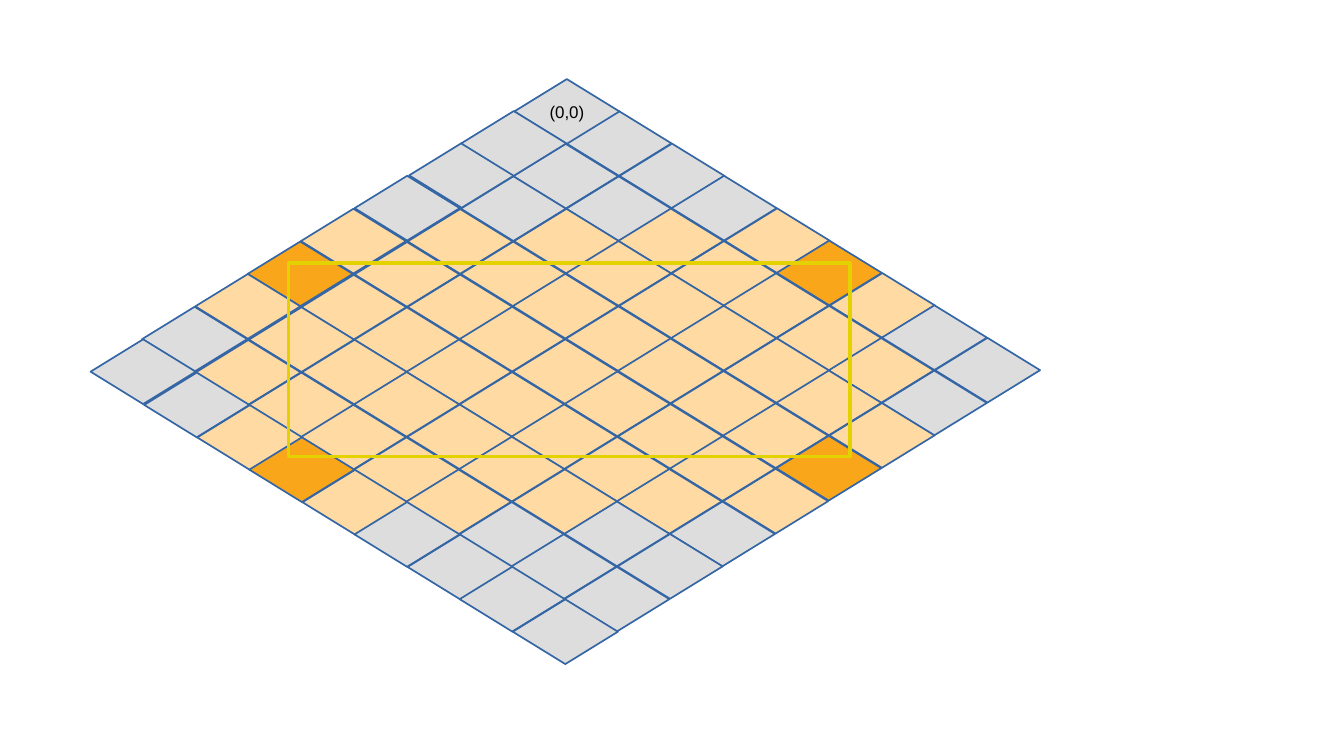
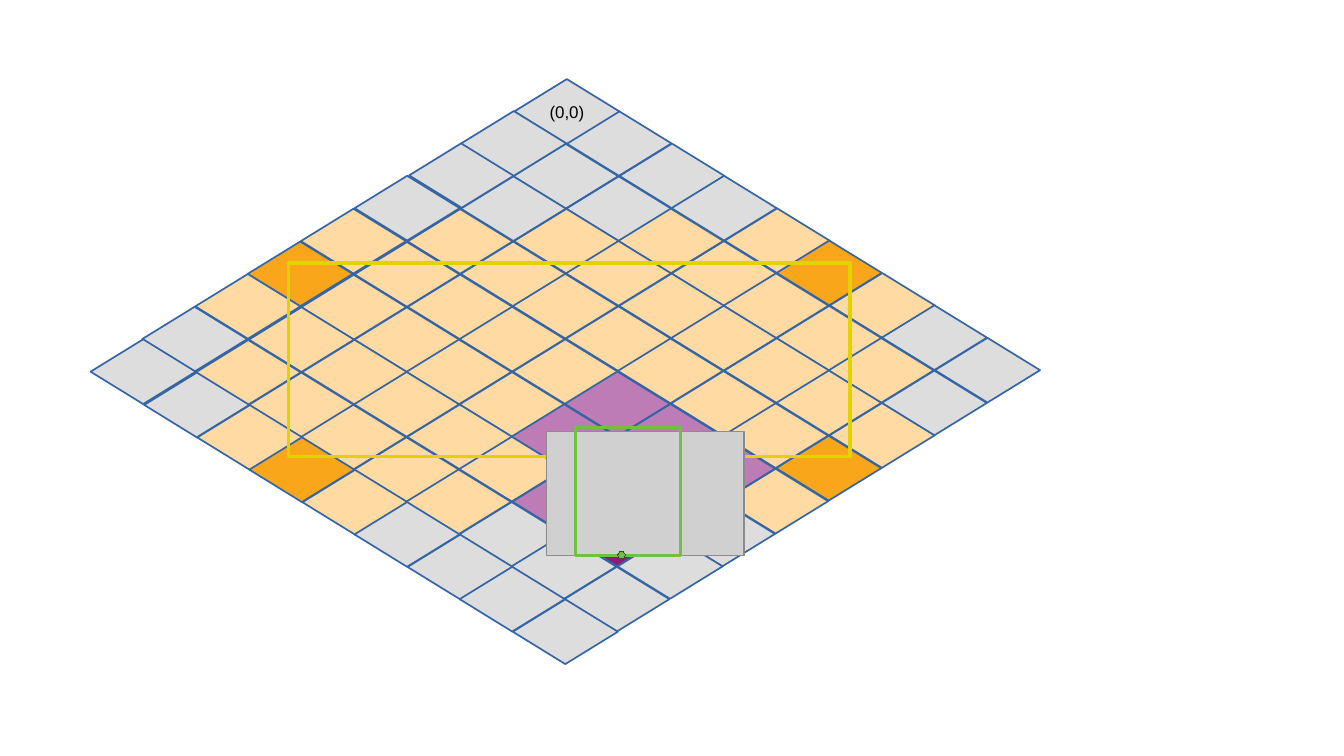
Before and after one commit to santiaaba/isometric, a slide deck: slide 3 of doc/analisis.odp. Drawn at 1344x756 pixels with LibreOffice and Linux fonts; fonts in the diff are those of the drawing; grey boxes stand for pictures. Boxes give left, top, right and bottom in pixels: in the first picture for what was removed or moved away, otherwise in the second. Text is boxed around its words. In the diff, an @@ line names an element or a change of style, - is before the commit and + after.

```diff
--- a/doc/analisis.odp
+++ b/doc/analisis.odp
@@ picture added at (548,432,745,556) @@
@@ diamond removed at (565,437,670,501) @@
@@ rectangle added at (576,428,681,556), outline #72BF44 1.5 pt @@
@@ fill #FFDAA2 to #BD7CB5 in 5 elements at (565,372,670,437), (618,404,723,468), (671,437,776,501), (512,405,617,470), (512,470,617,534) @@
@@ diamond removed at (617,470,722,534) @@
@@ diamond at (565,501,670,566): fill #DDDDDD to #8F187C @@
@@ ellipse added at (618,551,626,559), fill #72BF44, outline #2B511A 0 pt @@
```
Also in this commit, not shown: 3 other slides changed, 2 slides added, 2 slides removed, 25 other files.
